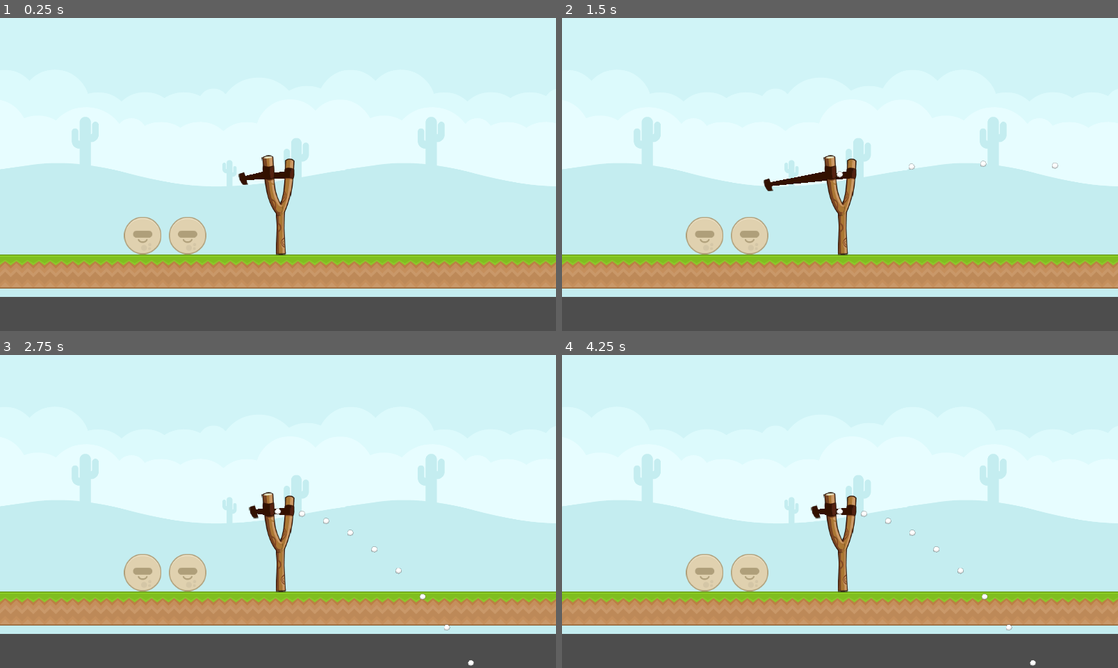
Above: before the commit, frames 1-4 (two rows, left to right).
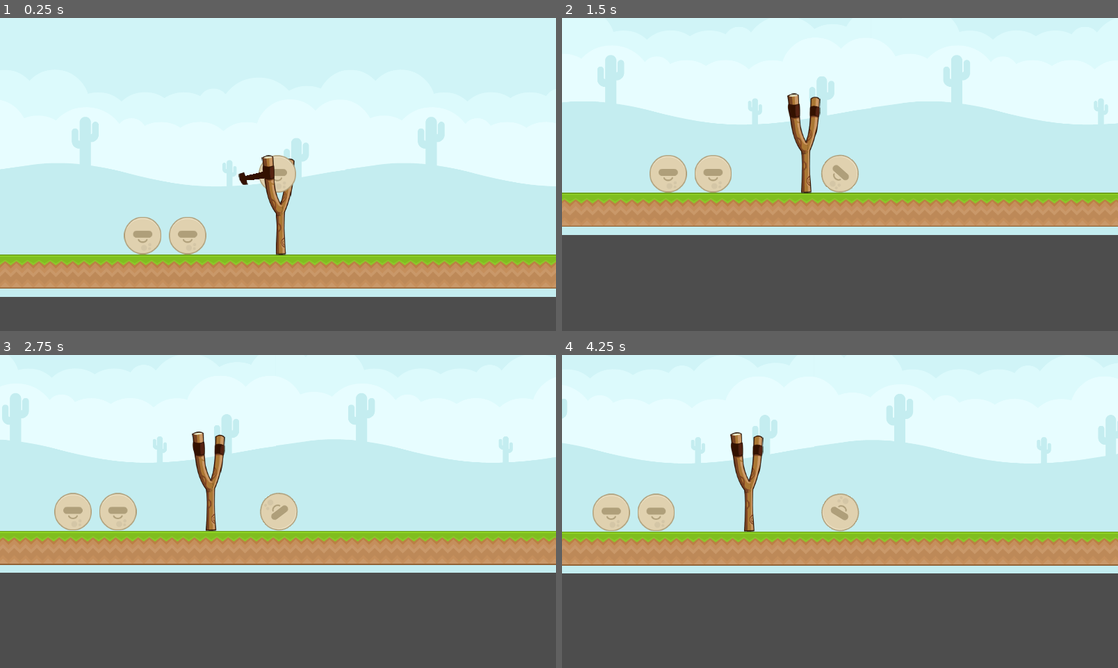
Above: after the commit, the same moments.

Repository: aililili0418/My_Game
Game: Godot game, scene res://main.tscn
Same seed, same stepped clock (60 frames per second), same inputs: the game is played once before the commit and once after it.
Inputs (mouse positions are in pixels of both pictures, inside the frame that each line leads up to):
- Up to frame 1 (0.25 s): no input
- Up to frame 2 (1.5 s): tap Enter at 0.5 s; drag from (840, 174) to (895, 105) at 0.52 s; drag from (728, 190) to (840, 174) at 1.27 s
- Up to frame 3 (2.75 s): move the mouse to (333, 442) at 2.02 s; click (333, 442) at 2.17 s
- Up to frame 4 (4.25 s): drag from (812, 574) to (673, 464) at 2.77 s; move the mouse to (1006, 558) at 3.52 s; click (1006, 558) at 3.67 s

The runs differ from the first frame. In frame 1, 0.4% of the frame differs, in the area x 46-54%, y 43-56%; in frame 2, 49%, in the area x 0-100%, y 24-90%; in frame 3, 49%; in frame 4, 49%.

Commit message:
new_func

Diff:
--- a/main.tscn
+++ b/main.tscn
@@ -26,11 +26,10 @@
 layer = -101
 
 [node name="ColorRect" type="ColorRect" parent="CanvasLayer"]
-offset_left = -13.0
-offset_top = -422.0
-offset_right = 2833.0
-offset_bottom = 24.0
-mouse_filter = 2
+offset_top = -424.0
+offset_right = 2846.0
+offset_bottom = 22.0
+mouse_filter = 1
 color = Color(0.815686, 0.956863, 0.968627, 1)
 
 [node name="ParallaxBackground" type="ParallaxBackground" parent="."]
--- a/src/entities/bullet.gd
+++ b/src/entities/bullet.gd
@@ -1,11 +1 @@
-extends RigidBody2D
-
-
-# Called when the node enters the scene tree for the first time.
-func _ready():
-	pass # Replace with function body.
-
-
-# Called every frame. 'delta' is the elapsed time since the previous frame.
-func _process(delta):
-	pass
+extends DestructibleObject
--- a/src/entities/bullet.tscn
+++ b/src/entities/bullet.tscn
@@ -23,6 +23,8 @@
 [node name="bullet" type="RigidBody2D"]
 position = Vector2(144, 56)
 script = ExtResource("1_8x282")
+impact_threshold = 1500
+required_impacts = 3
 
 [node name="Sprite2D" type="Sprite2D" parent="."]
 position = Vector2(-1.25, -1.25)
--- a/src/entities/dangong.gd
+++ b/src/entities/dangong.gd
@@ -7,29 +7,58 @@
 @onready var area_2d = $Area2D
 @onready var camera_2d = $Camera2D
 
+#最大拉伸位置
 @export var max_stretch_distance: float = 150
 
+#抛物线纹理与最大数量
 var point_texture = preload ("res://assets/textures/point.png")
 var points = []
 @export var max_points: int = 20
 
+#初始速度
 @export var inital_velocity_factor = 10
 
+#初始位置，拖动位置，拖动状态
 var start_position: Vector2
 var drag_position := Vector2.ZERO
-var can_drag: bool = false
+var can_drag: bool = false:
+	set(value):
+		can_drag = value
+		line_2d.visible = can_drag
+		line_2d_2.visible = can_drag
+		slingshot.visible = can_drag
 
-var gravity:float=ProjectSettings.get_setting("physics/2d/default_gravity")
+#重力
+var gravity: float = ProjectSettings.get_setting("physics/2d/default_gravity")
+
+#子弹实例
+var bullet_scene: PackedScene = preload ("res://src/entities/bullet.tscn")
+var bullet = null
 
 func _ready():
 	start_position = marker_2d.position
 	area_2d.input_event.connect(_on_area_2d_input_event)
 	setup_init_points()
+	bullet = bullet_scene.instantiate()
+	marker_2d.add_child(bullet)
+	bullet.position = marker_2d.position
+	bullet.gravity_scale = 0
 
 func _process(_delta):
+	update_camera_position()
+
 	if can_drag:
 		update_sling_band()
 		update_trajectory()
+
+func _unhandled_input(event):
+	if event is InputEventMouseButton and event.button_index == MOUSE_BUTTON_LEFT:
+		if can_drag:
+			launch()
+			can_drag = false
+			drag_position = start_position
+			for p in points:
+				p.visible = false
 
 #初始化抛物线的方法
 func setup_init_points():
@@ -40,7 +69,6 @@
 		add_child(point)
 		point.visible = false
 
-	pass
 func update_sling_band():
 	var local_mouse_position = get_local_mouse_position()
 	 #当前鼠标位置减去起始位置
@@ -51,9 +79,10 @@
 	stretch_vector = _clamp_vector_to_length(stretch_vector, max_stretch_distance)
 	drag_position = start_position + stretch_vector
 
-	line_2d.points[1] = drag_position
-	line_2d_2.points[1] = drag_position
-	slingshot.position = drag_position
+	line_2d.points[1] = drag_position + Vector2( - 25, 15)
+	line_2d_2.points[1] = drag_position + Vector2( - 25, 15)
+	slingshot.position = drag_position + Vector2( - 25, 15)
+	bullet.global_position = to_global(drag_position)
 
 #更新抛物线
 func update_trajectory():
@@ -62,18 +91,28 @@
 	var total_time = 2.0
 	var current_time = 0.0
 	var index = 0
-	while current_time<=total_time and index<max_points:
-		points[index].global_position=to_global(
+	while current_time <= total_time and index < max_points:
+		points[index].global_position = to_global(
 			Vector2(
-				start_position.x+initail_velocity.x*current_time,
-				start_position.y+initail_velocity.y*current_time+gravity*current_time*current_time*0.5
+				start_position.x + initail_velocity.x * current_time,
+				start_position.y + initail_velocity.y * current_time + gravity * current_time * current_time * 0.5
 			)
 		)
-		points[index].visible=true
-		current_time+=time_step
-		index+=1
-	for i in range(index,max_points):
-		points[i].visible=false
+		points[index].visible = true
+		current_time += time_step
+		index += 1
+	for i in range(index, max_points):
+		points[i].visible = false
+
+#摄像机
+func update_camera_position():
+	if not bullet: return
+	if bullet.linear_velocity.length() > 10:
+		camera_2d.global_position = bullet.global_position
+#发射子弹
+func launch():
+	bullet.gravity_scale = 1
+	bullet.linear_velocity = _get_launch_velocity()
 
 #获取初始速度
 func _get_launch_velocity():
--- /dev/null
+++ b/src/entities/destructible_object.gd
@@ -0,0 +1,18 @@
+extends RigidBody2D
+class_name DestructibleObject
+
+@export var impact_threshold:int =500
+@export var required_impacts:int =1
+var impact_count:int=0
+
+func _integrate_forces(state):
+	var contact_count=state.get_contact_count()
+	for i in range(contact_count):
+		var impact_force=state.get_contact_impulse(i).lentg()
+		if impact_force>=impact_threshold:
+			impact_count+=1
+		if impact_count>=required_impacts:
+			break_obstacle()
+
+func break_obstacle():
+	self.queue_free()
--- a/src/entities/enemy.gd
+++ b/src/entities/enemy.gd
@@ -1,11 +1 @@
-extends RigidBody2D
-
-
-# Called when the node enters the scene tree for the first time.
-func _ready():
-	pass # Replace with function body.
-
-
-# Called every frame. 'delta' is the elapsed time since the previous frame.
-func _process(delta):
-	pass
+extends DestructibleObject
--- a/src/entities/zhangaiwu.gd
+++ b/src/entities/zhangaiwu.gd
@@ -1,11 +1 @@
-extends RigidBody2D
-
-
-# Called when the node enters the scene tree for the first time.
-func _ready():
-	pass # Replace with function body.
-
-
-# Called every frame. 'delta' is the elapsed time since the previous frame.
-func _process(delta):
-	pass
+extends DestructibleObject
--- a/src/entities/zhangaiwu010.tscn
+++ b/src/entities/zhangaiwu010.tscn
@@ -8,6 +8,7 @@
 
 [node name="zhangaiwu010" type="RigidBody2D"]
 script = ExtResource("1_7lpxx")
+required_impacts = 2
 
 [node name="zhangaiwu01" type="Sprite2D" parent="."]
 texture = ExtResource("1_omlqu")
--- a/src/entities/zhangaiwu020.tscn
+++ b/src/entities/zhangaiwu020.tscn
@@ -1,26 +1,14 @@
 [gd_scene load_steps=4 format=3 uid="uid://bclm484ykdmv7"]
 
+[ext_resource type="Script" path="res://src/entities/zhangaiwu.gd" id="1_j83q7"]
 [ext_resource type="Texture2D" uid="uid://v56t8tsm7nc3" path="res://assets/textures/elements/Wood elements/elementWood012.png" id="1_v6eqk"]
-
-[sub_resource type="GDScript" id="GDScript_l5n2m"]
-script/source = "extends RigidBody2D
-
-
-# Called when the node enters the scene tree for the first time.
-func _ready():
-	pass # Replace with function body.
-
-
-# Called every frame. 'delta' is the elapsed time since the previous frame.
-func _process(delta):
-	pass
-"
 
 [sub_resource type="RectangleShape2D" id="RectangleShape2D_540xl"]
 size = Vector2(224, 72)
 
 [node name="zhangaiwu020" type="RigidBody2D"]
-script = SubResource("GDScript_l5n2m")
+script = ExtResource("1_j83q7")
+required_impacts = 2
 
 [node name="zhangaiwu02" type="Sprite2D" parent="."]
 texture = ExtResource("1_v6eqk")
